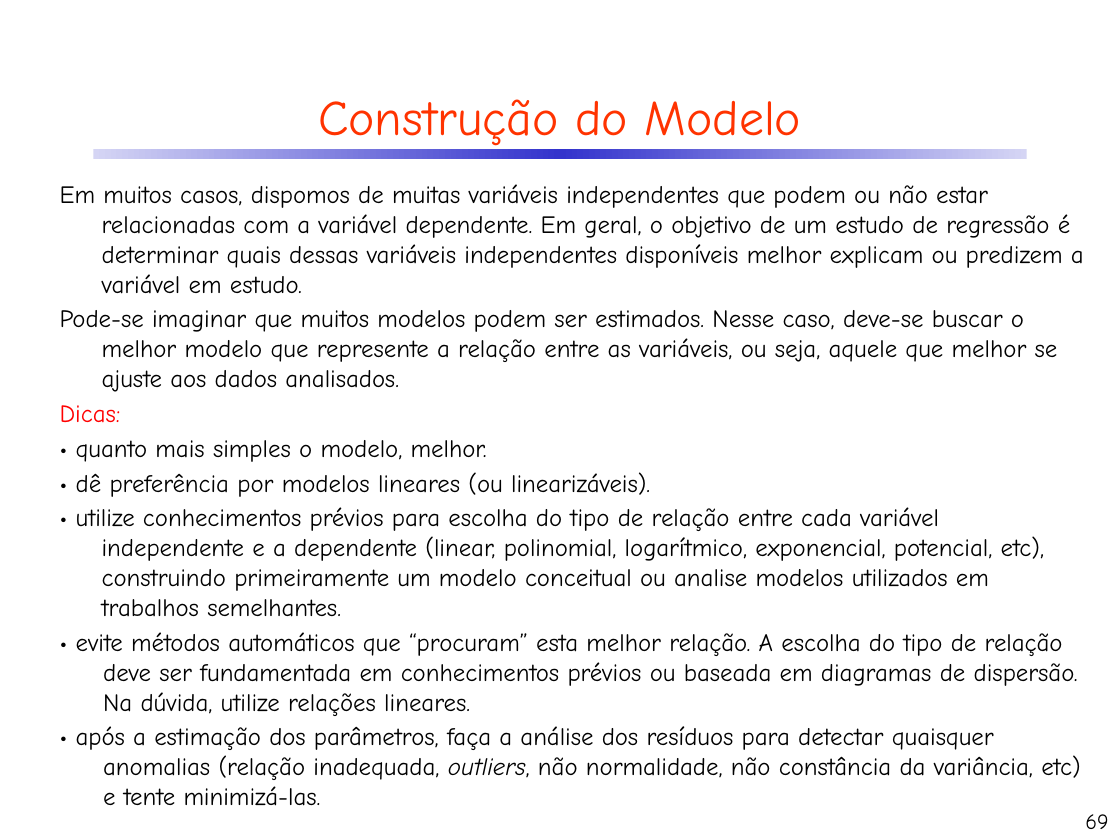
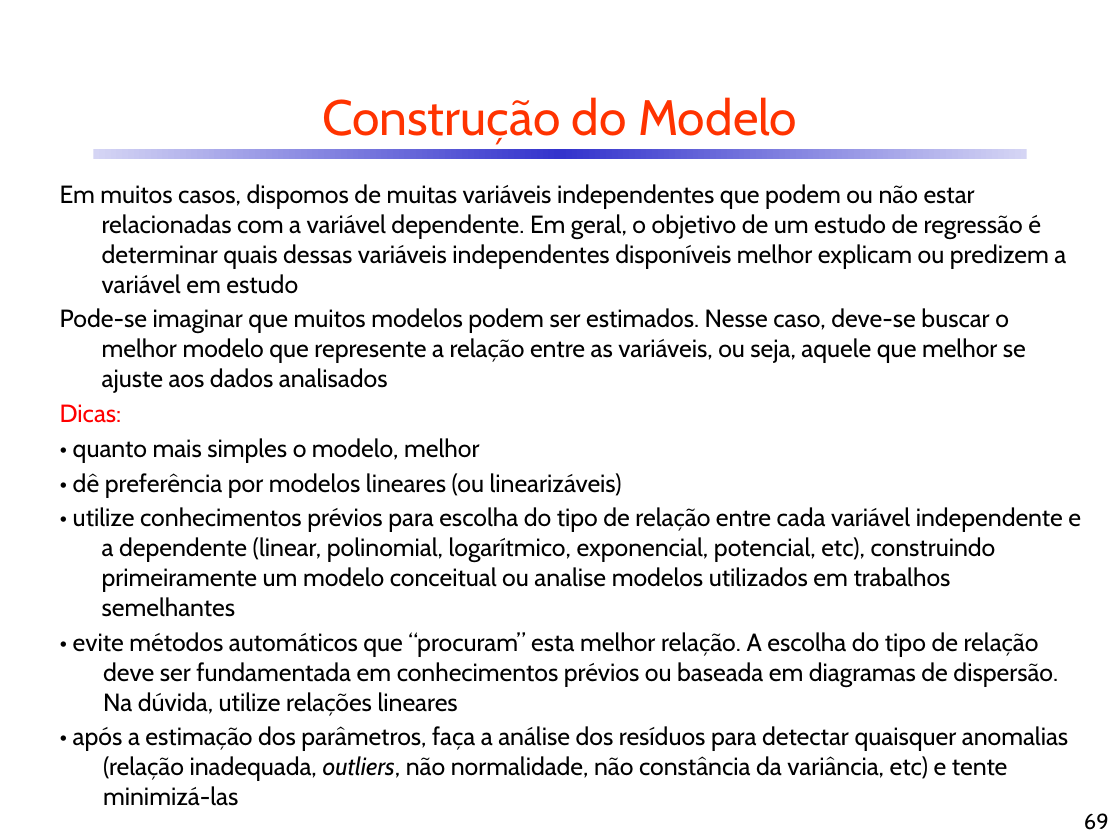
Before and after one commit to CDRenno/Estatistica, a slide deck: slide 69 of ppt/10ARegr.pptx. Drawn at 1120x840 pixels with LibreOffice and Linux fonts; fonts in the diff are those of the drawing. Boxes give left, top, right and bottom in pixels: in the first picture for what was removed or moved away, otherwise in the second. Text is boxed around its words. In the diff, an @@ line names an element or a change of style, - is before the commit and + after.

```diff
--- a/ppt/10ARegr.pptx
+++ b/ppt/10ARegr.pptx
@@ title "Construção do Modelo" at [322, 97, 797, 145]: font Comic Neue to Cabin @@
@@ text at [60, 184, 1066, 393]: text changed; font Comic Neue to Cabin @@
-Em muitos casos, dispomos de muitas variáveis independentes que podem ou não estar relacionadas com a variável dependente. Em geral, o objetivo de um estudo de regressão é determinar quais dessas variáveis independentes disponíveis melhor explicam ou predizem a variável em estudo.
-Pode-se imaginar que muitos modelos podem ser estimados. Nesse caso, deve-se buscar o melhor modelo que represente a relação entre as variáveis, ou seja, aquele que melhor se ajuste aos dados analisados.
+Em muitos casos, dispomos de muitas variáveis independentes que podem ou não estar relacionadas com a variável dependente. Em geral, o objetivo de um estudo de regressão é determinar quais dessas variáveis independentes disponíveis melhor explicam ou predizem a variável em estudo
+Pode-se imaginar que muitos modelos podem ser estimados. Nesse caso, deve-se buscar o melhor modelo que represente a relação entre as variáveis, ou seja, aquele que melhor se ajuste aos dados analisados
@@ text at [60, 404, 122, 423]: font Comic Neue to Cabin in "Dicas:" @@
@@ text at [73, 438, 1081, 806]: text changed; font Comic Neue to Cabin @@
-• quanto mais simples o modelo, melhor.
-• dê preferência por modelos lineares (ou linearizáveis).
-• utilize conhecimentos prévios para escolha do tipo de relação entre cada variável independente e a dependente (linear, polinomial, logarítmico, exponencial, potencial, etc), construindo primeiramente um modelo conceitual ou analise modelos utilizados em trabalhos semelhantes.
-• evite métodos automáticos que “procuram” esta melhor relação. A escolha do tipo de relação deve ser fundamentada em conhecimentos prévios ou baseada em diagramas de dispersão. Na dúvida, utilize relações lineares.
-• após a estimação dos parâmetros, faça a análise dos resíduos para detectar quaisquer anomalias (relação inadequada, outliers, não normalidade, não constância da variância, etc) e tente minimizá-las.
+• quanto mais simples o modelo, melhor
+• dê preferência por modelos lineares (ou linearizáveis)
+• utilize conhecimentos prévios para escolha do tipo de relação entre cada variável independente e a dependente (linear, polinomial, logarítmico, exponencial, potencial, etc), construindo primeiramente um modelo conceitual ou analise modelos utilizados em trabalhos semelhantes
+• evite métodos automáticos que “procuram” esta melhor relação. A escolha do tipo de relação deve ser fundamentada em conhecimentos prévios ou baseada em diagramas de dispersão. Na dúvida, utilize relações lineares
+• após a estimação dos parâmetros, faça a análise dos resíduos para detectar quaisquer anomalias (relação inadequada, outliers, não normalidade, não constância da variância, etc) e tente minimizá-las
@@ page number at [1084, 813, 1109, 830]: font Comic Neue to Cabin @@
```
Also in this commit, not shown: 88 other slides changed, 14 slides added, 5 slides removed, 5 other files.
